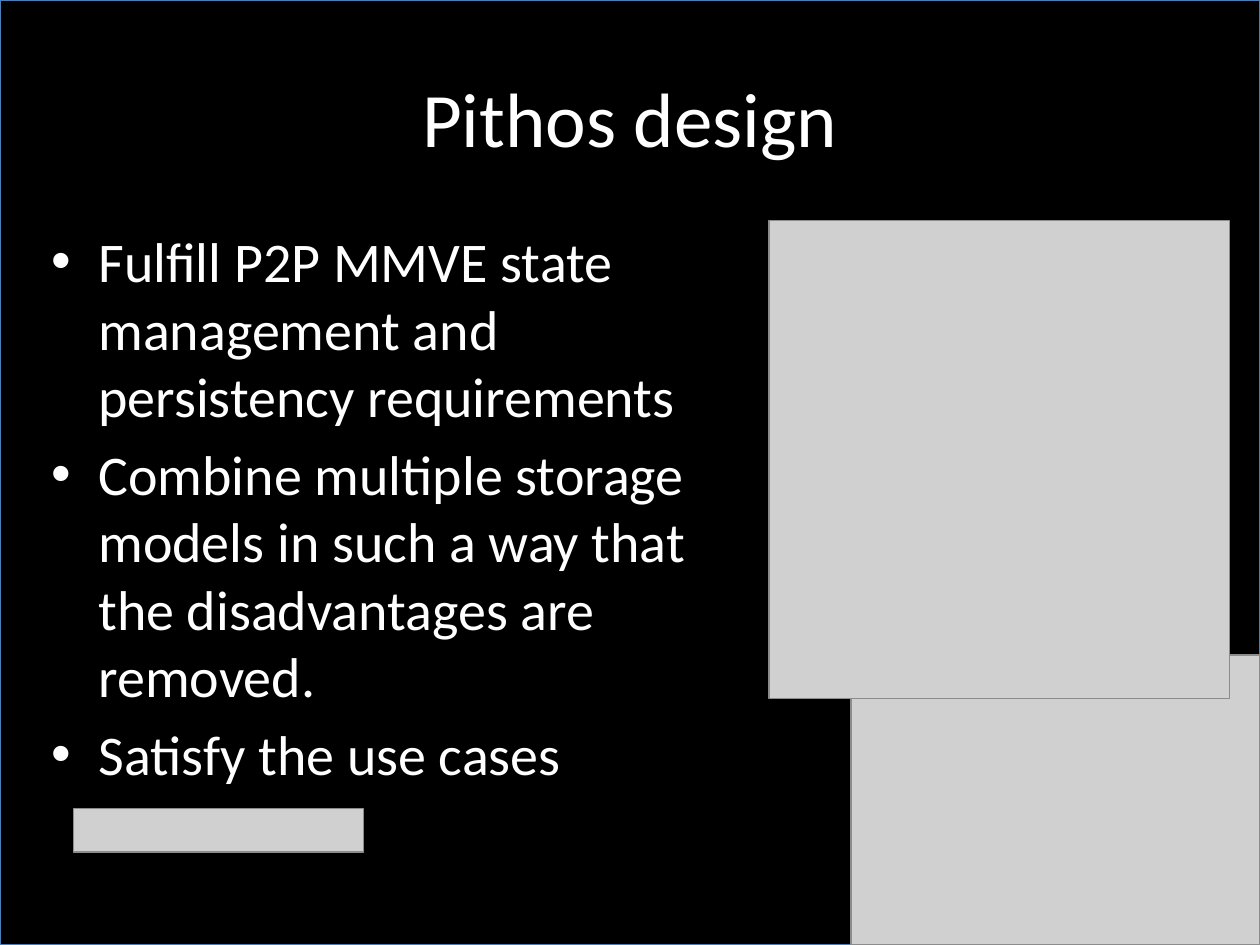
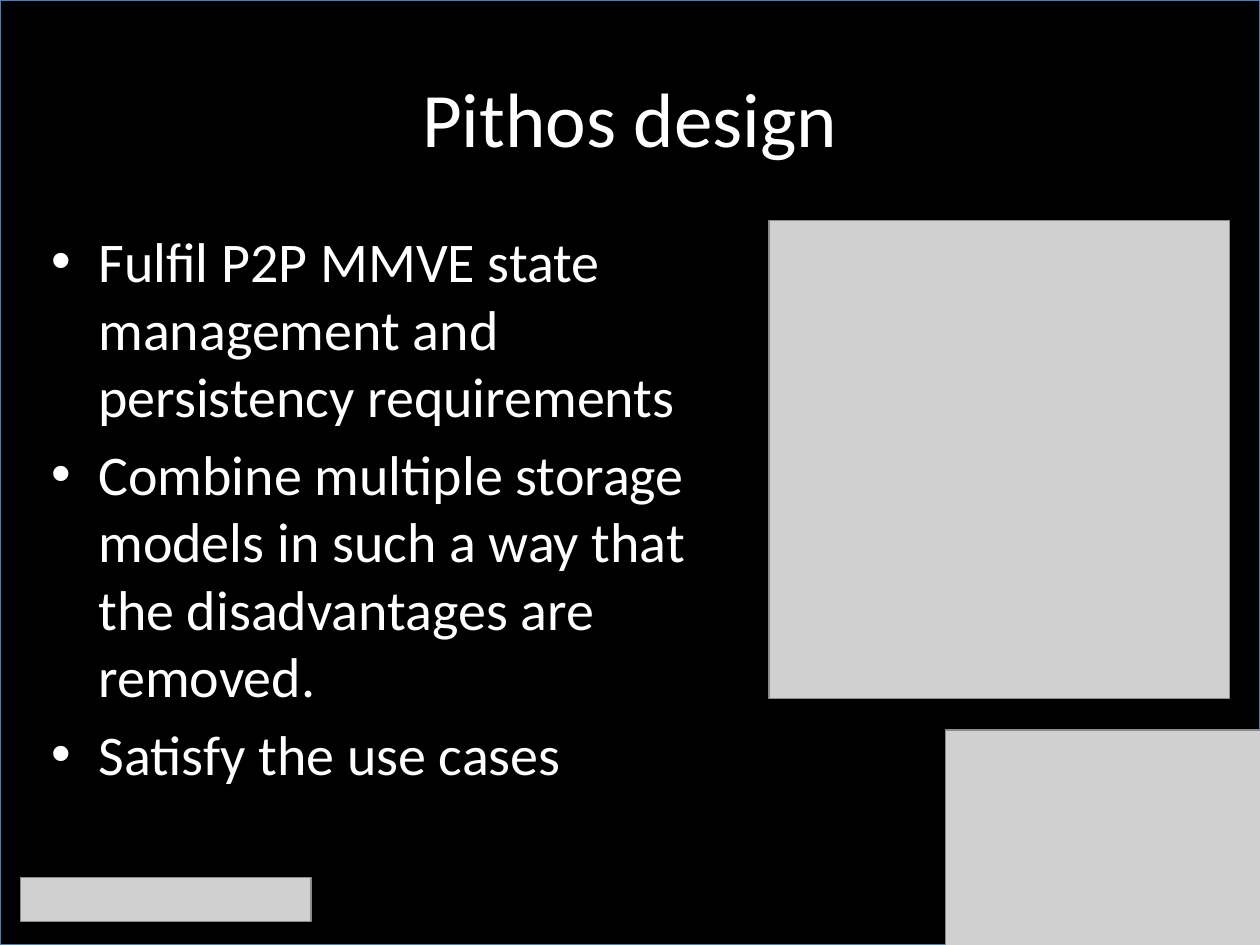
Before and after one commit to jsgilmore/pithos, a slide deck: slide 20 of thesis/phd_talk/PhD_talk.pptx. Drawn at 1260x945 pixels with LibreOffice and Linux fonts; fonts in the diff are those of the drawing; grey boxes stand for pictures. Boxes give left, top, right and bottom in pixels: in the first picture for what was removed or moved away, otherwise in the second. Text is boxed around its words. In the diff, an @@ line names an element or a change of style, - is before the commit and + after.

```diff
--- a/thesis/phd_talk/PhD_talk.pptx
+++ b/thesis/phd_talk/PhD_talk.pptx
@@ text at [98,243,674,426]: text changed @@
-• Fulfill P2P MMVE state management and persistency requirements
+• Fulfil P2P MMVE state management and persistency requirements
@@ picture: place and size @@
-picture at [850,655,1260,945]
+picture at [945,730,1260,945]
@@ picture: place and size @@
-picture at [73,809,363,853]
+picture at [20,878,310,922]
```
Also in this commit, not shown: 36 other slides changed, 8 slides added.
